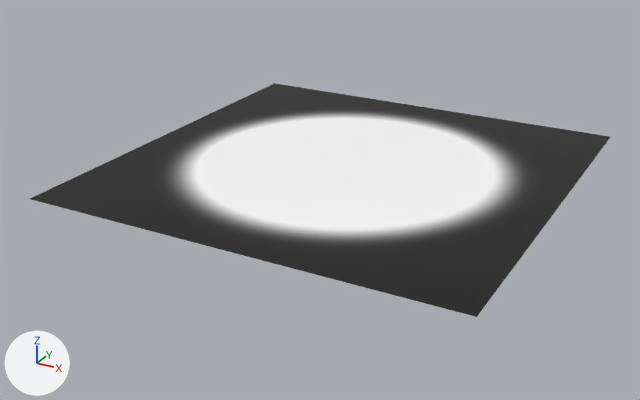
One commit to the glTF model model/FloorDisc.gltf: the scene before it, then after it.
Rendered twice from a camera (50 mm lens) standing at (2.25, -4.4, 1.94) and looking at (-0.09, -0.15, -0.19). Lighting does not change. The marker at lower left points along +X, +Y and +Z.

Before the edit, the objects in view are built like this:
```python
mat_material__27 = principled_material('Material #27')
mat_material__27.texture = img_circleplanebw_png
mat_material__27.roughness = 0.45
me_plane001 = bpy.data.meshes.new('Plane001')
me_plane001.from_pydata(...)  # 25 vertices, 32 faces; spans x -1.28..1.28, y -1.28..1.28, z 0.0
me_plane001.materials.append(mat_material__27)  # picture img_circleplanebw_png
ob_plane001 = bpy.data.objects.new('Plane001', me_plane001)
ob_plane001.location = (0.0, 0.0, 0.0)
```
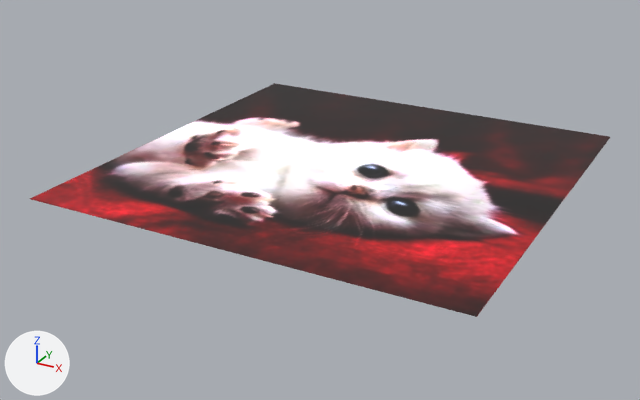
Commit message: floor disc added

Where the change shows, as pixel boxes [x1, y1, x2, y2] in the pictures (640 x 400 px):
'Plane001', surface changed: [30, 93, 610, 317] in both

What changed in the scene script:
```text
Add img_cat_jpg:
    img_cat_jpg = load_image('cat.jpg', 'cat.jpg', 256, 256, 'sRGB')
Change mat_material__27:
    where n0 = _N.new('ShaderNodeBsdfPrincipled'); n0.name = 'Principled BSDF'
    add n0.inputs[28].default_value = 1.0  # 'Emission Strength'
    where n2 = _N.new('ShaderNodeTexImage'); n2.name = 'Image Texture'
    n2.image: img_circleplanebw_png -> img_cat_jpg
    add n3 = _N.new('ShaderNodeTexImage'); n3.name = 'Image Texture.001'
    add n3.image = img_cat_jpg
    remove _L.new(n2.outputs[0], n0.inputs[0])  # 'Color' to 'Base Color'
    add _L.new(n2.outputs[0], n0.inputs[27])  # 'Color' to 'Emission Color'
    add _L.new(n3.outputs[0], n0.inputs[0])  # 'Color' to 'Base Color'
```
